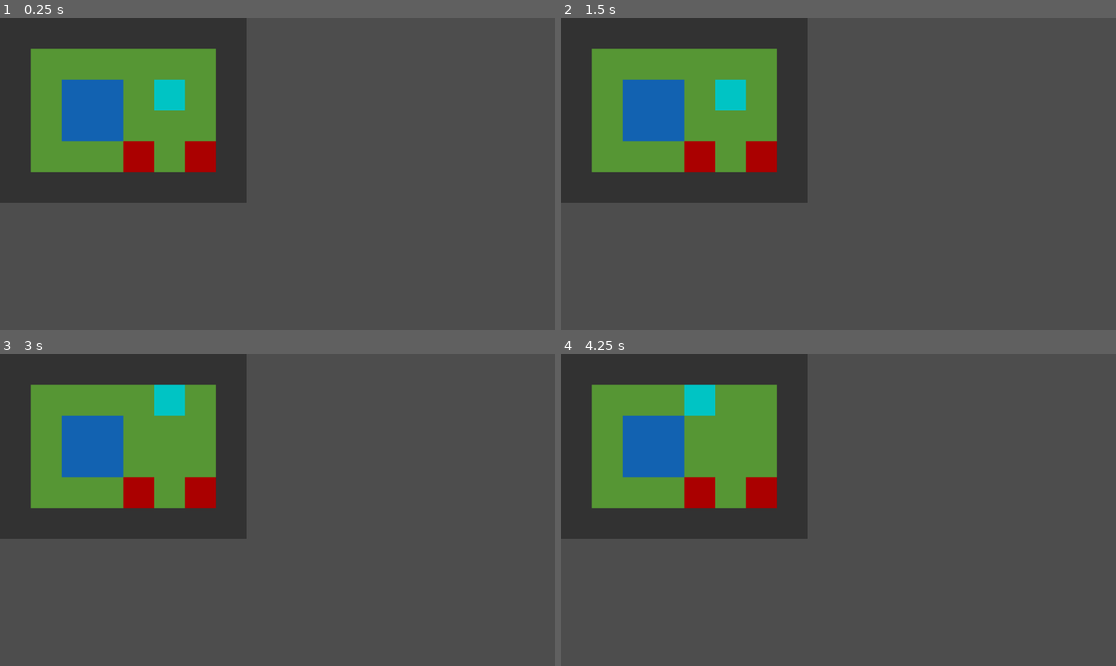
Above: before the commit, frames 1-4 (two rows, left to right).
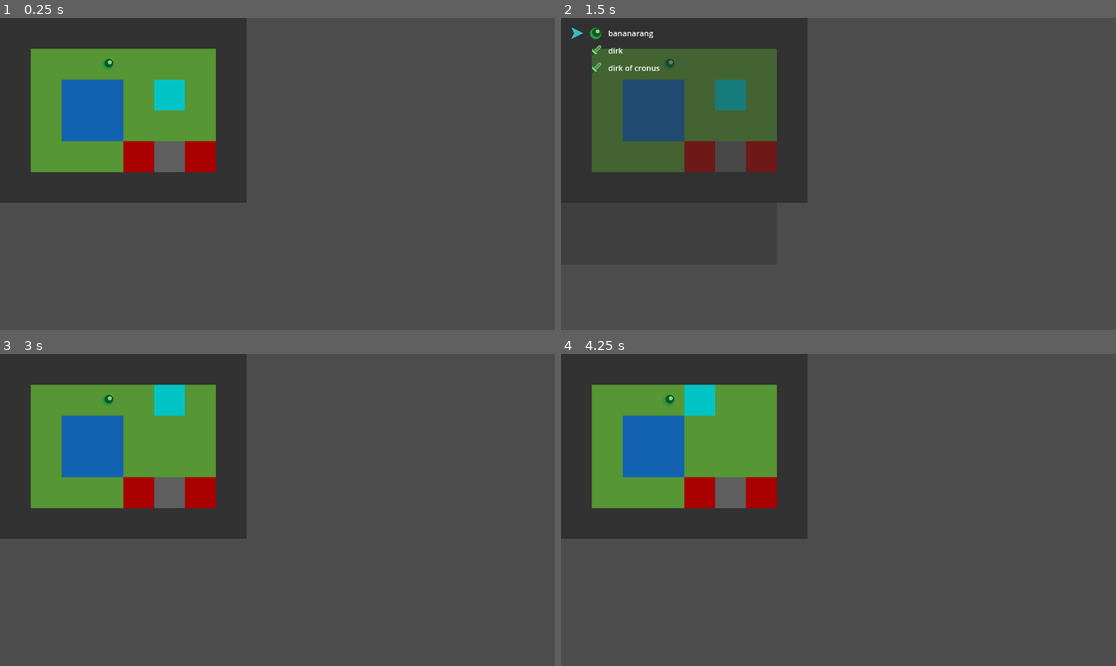
Above: after the commit, the same moments.

Repository: Xaklor/ldjam59
Game: Godot game, scene res://level/main.tscn
The game is run twice, just before and just after one commit, with the same random seed, the same clock (stepped at 60 frames per second) and the same inputs.
Inputs:
- Up to frame 1 (0.25 s): no input
- Up to frame 2 (1.5 s): tap Enter at 0.5 s; hold Z (face_button_right, bound only after the commit) 0.53-1.28 s; tap Space at 1.25 s; hold V (face_button_down, bound only after the commit) from 1.28 s (still down)
- Up to frame 3 (3 s): tap Enter at 2 s; release V (face_button_down, bound only after the commit) at 2.03 s; hold Z (face_button_right, bound only after the commit) 2.03-2.78 s; tap Space at 2.75 s; hold Up (move_up) from 2.78 s (still down)
- Up to frame 4 (4.25 s): tap Enter at 3.5 s; release Up (move_up) at 3.53 s; hold Left (move_left) from 3.53 s (still down)

The runs differ from the first frame. In frame 1, 0.6% of the frame differs, in the area x 18-34%, y 12-50%; in frame 2, 13%, in the area x 1-39%, y 3-50%; in frame 3, 0.6%; in frame 4, 0.6%.

Commit message:
the great item update

Diff:
--- /dev/null
+++ b/entities/loot.gd
@@ -0,0 +1,15 @@
+extends Sprite2D
+
+@onready var main = get_tree().get_root().get_node("main")
+@onready var player = main.get_node("player")
+@onready var tile_map: TileMapLayer = main.get_node("tile_map")
+var item: Lib.Item
+
+func _ready():
+	player.ping.connect(on_player_ping)
+	item = Lib.Item.new("fermented pineapple", 1)
+	var grid_pos = tile_map.local_to_map(position)
+	tile_map.loot_map[grid_pos.x][grid_pos.y] = self
+
+func on_player_ping():
+	pass
--- /dev/null
+++ b/entities/loot.tscn
@@ -0,0 +1,8 @@
+[gd_scene load_steps=3 format=3 uid="uid://iosdxywq1swa"]
+
+[ext_resource type="Texture2D" uid="uid://diollos0mfjte" path="res://assets/orb.png" id="1_44sxh"]
+[ext_resource type="Script" uid="uid://bnq64g7u2ucjv" path="res://entities/loot.gd" id="2_pp0ru"]
+
+[node name="loot" type="Sprite2D"]
+texture = ExtResource("1_44sxh")
+script = ExtResource("2_pp0ru")
--- a/entities/player.gd
+++ b/entities/player.gd
@@ -2,35 +2,53 @@
 
 @onready var main = get_tree().get_root().get_node("main")
 @onready var tile_map: TileMapLayer = get_tree().get_root().get_node("main").get_node("tile_map")
+@export var item_menu: PackedScene
 signal ping
 
 var grid_pos: Vector2i
+var items: Array[Lib.Item]
 
 func _ready():
 	grid_pos = tile_map.local_to_map(position)
+	items = [Lib.Item.new("banana", 0), Lib.Item.new("bananarang", 0), Lib.Item.new("dirk", 0, true, [Vector2i(1, 0)], 2), Lib.Item.new("dirk of cronus", 0, true, [Vector2i(1, 0)], 5)]
 
 func _process(delta: float):
 	pass
 
-func _input(event: InputEvent):
+func _unhandled_input(event: InputEvent):
+	var moved = false
 	if event.is_action_pressed("move_down"):
 		if !tile_map.astar.is_point_solid(grid_pos + Vector2i(0, 1)):
 			position.y += tile_map.tile_set.tile_size.y
 			grid_pos.y += 1
+			moved = true
 	if event.is_action_pressed("move_up"):
 		if !tile_map.astar.is_point_solid(grid_pos + Vector2i(0, -1)):
 			position.y -= tile_map.tile_set.tile_size.y
 			grid_pos.y -= 1
+			moved = true
 	if event.is_action_pressed("move_left"):
 		if !tile_map.astar.is_point_solid(grid_pos + Vector2i(-1, 0)):
 			position.x -= tile_map.tile_set.tile_size.x
 			grid_pos.x -= 1
+			moved = true
 	if event.is_action_pressed("move_right"):
 		if !tile_map.astar.is_point_solid(grid_pos + Vector2i(1, 0)):
 			position.x += tile_map.tile_set.tile_size.x
 			grid_pos.x += 1
+			moved = true
 	if event.is_action_pressed("face_button_up"):
 		ping.emit()
+	if event.is_action_pressed("face_button_right"):
+		var menu = item_menu.instantiate()
+		menu.items = items
+		main.add_child(menu)
+
+	if moved and items.size() < 8 and tile_map.loot_map[grid_pos.x][grid_pos.y] != null:
+		var loot = tile_map.loot_map[grid_pos.x][grid_pos.y]
+		tile_map.loot_map[grid_pos.x][grid_pos.y] = null
+		items.append(loot.item)
+		loot.queue_free()
 
 func take_damage(amount):
 	pass
--- a/entities/player.tscn
+++ b/entities/player.tscn
@@ -1,12 +1,14 @@
-[gd_scene load_steps=3 format=3 uid="uid://cnx1by327ssap"]
+[gd_scene load_steps=4 format=3 uid="uid://cnx1by327ssap"]
 
 [ext_resource type="Script" uid="uid://bmdxia6ckn02f" path="res://entities/player.gd" id="1_merdl"]
+[ext_resource type="PackedScene" uid="uid://ddcxe0s42qvde" path="res://ui/item_menu.tscn" id="2_b0kkn"]
 
 [sub_resource type="RectangleShape2D" id="RectangleShape2D_u3f3p"]
 size = Vector2(64, 64)
 
 [node name="player" type="Area2D"]
 script = ExtResource("1_merdl")
+item_menu = ExtResource("2_b0kkn")
 
 [node name="hitbox" type="CollisionShape2D" parent="."]
 shape = SubResource("RectangleShape2D_u3f3p")
--- a/level/main.tscn
+++ b/level/main.tscn
@@ -1,10 +1,12 @@
-[gd_scene load_steps=8 format=4 uid="uid://yyvtbpgfecja"]
+[gd_scene load_steps=10 format=4 uid="uid://yyvtbpgfecja"]
 
 [ext_resource type="Texture2D" uid="uid://btfksi1su8fwp" path="res://assets/basic tileset.png" id="1_ig7tw"]
 [ext_resource type="Script" uid="uid://c4pm7j3wm3gcq" path="res://level/main.gd" id="1_qh04p"]
 [ext_resource type="PackedScene" uid="uid://cnx1by327ssap" path="res://entities/player.tscn" id="2_0ukcc"]
 [ext_resource type="Script" uid="uid://c6gcgmrtuod8l" path="res://level/tile_map.gd" id="2_nt2wp"]
+[ext_resource type="PackedScene" uid="uid://iosdxywq1swa" path="res://entities/loot.tscn" id="5_7vc00"]
 [ext_resource type="PackedScene" uid="uid://dgll4nlcltkvv" path="res://entities/stabby.tscn" id="5_k8f8b"]
+[ext_resource type="PackedScene" uid="uid://bm8rywux3jirg" path="res://entities/sleepy.tscn" id="6_7vc00"]
 
 [sub_resource type="TileSetAtlasSource" id="TileSetAtlasSource_0xm2m"]
 texture = ExtResource("1_ig7tw")
@@ -32,13 +34,19 @@
 tile_set = SubResource("TileSet_h2yge")
 script = ExtResource("2_nt2wp")
 
-[node name="player" parent="." instance=ExtResource("2_0ukcc")]
-position = Vector2(352, 160)
-
 [node name="stabby" parent="." instance=ExtResource("5_k8f8b")]
 position = Vector2(416, 288)
 
 [node name="stabby2" parent="." instance=ExtResource("5_k8f8b")]
 position = Vector2(288, 288)
 
+[node name="sleepy" parent="." instance=ExtResource("6_7vc00")]
+position = Vector2(352, 288)
+
+[node name="loot" parent="." instance=ExtResource("5_7vc00")]
+position = Vector2(224, 96)
+
+[node name="player" parent="." instance=ExtResource("2_0ukcc")]
+position = Vector2(352, 160)
+
 [connection signal="ping" from="player" to="." method="_on_player_ping"]
--- a/level/tile_map.gd
+++ b/level/tile_map.gd
@@ -1,6 +1,7 @@
 extends TileMapLayer
 
 var astar = AStarGrid2D.new()
+var loot_map: Array[Array]
 
 func _ready():
 	var tilemap_size = get_used_rect().end - get_used_rect().position
@@ -16,3 +17,9 @@
 			var pos = Vector2i(i, j)
 			if get_cell_tile_data(pos).get_custom_data("tile_type") == "wall":
 				astar.set_point_solid(pos)
+
+	loot_map = []
+	for x in astar.region.end.x:
+		loot_map.append([])
+		for y in astar.region.end.y:
+			loot_map[x].append(null)
--- /dev/null
+++ b/lib/lib.gd
@@ -0,0 +1,16 @@
+class_name Lib
+
+class Item:
+	var name: String
+	var effect: int
+	var is_equipment: bool
+	var is_equipped: bool
+	var attack_area: Array[Vector2i]
+	var attack_damage: int
+	func _init(name: String, effect: int, is_equipment: bool = false, attack_area: Array[Vector2i] = [], attack_damage: int = 0):
+		self.name = name
+		self.effect = effect
+		self.is_equipment = is_equipment
+		self.is_equipped = false
+		self.attack_area = attack_area
+		self.attack_damage = attack_damage
--- a/project.godot
+++ b/project.godot
@@ -24,21 +24,25 @@
 face_button_down={
 "deadzone": 0.2,
 "events": [Object(InputEventJoypadButton,"resource_local_to_scene":false,"resource_name":"","device":-1,"button_index":0,"pressure":0.0,"pressed":false,"script":null)
+, Object(InputEventKey,"resource_local_to_scene":false,"resource_name":"","device":0,"window_id":0,"alt_pressed":false,"shift_pressed":false,"ctrl_pressed":false,"meta_pressed":false,"pressed":false,"keycode":0,"physical_keycode":86,"key_label":0,"unicode":0,"location":0,"echo":false,"script":null)
 ]
 }
 face_button_left={
 "deadzone": 0.2,
 "events": [Object(InputEventJoypadButton,"resource_local_to_scene":false,"resource_name":"","device":-1,"button_index":2,"pressure":0.0,"pressed":false,"script":null)
+, Object(InputEventKey,"resource_local_to_scene":false,"resource_name":"","device":0,"window_id":0,"alt_pressed":false,"shift_pressed":false,"ctrl_pressed":false,"meta_pressed":false,"pressed":false,"keycode":0,"physical_keycode":67,"key_label":0,"unicode":0,"location":0,"echo":false,"script":null)
 ]
 }
 face_button_right={
 "deadzone": 0.2,
 "events": [Object(InputEventJoypadButton,"resource_local_to_scene":false,"resource_name":"","device":-1,"button_index":1,"pressure":0.0,"pressed":false,"script":null)
+, Object(InputEventKey,"resource_local_to_scene":false,"resource_name":"","device":-1,"window_id":0,"alt_pressed":false,"shift_pressed":false,"ctrl_pressed":false,"meta_pressed":false,"pressed":false,"keycode":0,"physical_keycode":90,"key_label":0,"unicode":122,"location":0,"echo":false,"script":null)
 ]
 }
 face_button_up={
 "deadzone": 0.2,
 "events": [Object(InputEventJoypadButton,"resource_local_to_scene":false,"resource_name":"","device":-1,"button_index":3,"pressure":0.0,"pressed":false,"script":null)
+, Object(InputEventKey,"resource_local_to_scene":false,"resource_name":"","device":-1,"window_id":0,"alt_pressed":false,"shift_pressed":false,"ctrl_pressed":false,"meta_pressed":false,"pressed":false,"keycode":0,"physical_keycode":88,"key_label":0,"unicode":120,"location":0,"echo":false,"script":null)
 ]
 }
 move_down={
--- /dev/null
+++ b/ui/item_menu.gd
@@ -0,0 +1,50 @@
+extends CanvasLayer
+
+var slot_num: int = 0
+var items: Array[Lib.Item] = []
+
+func _ready():
+	for item in items:
+		var entry = HBoxContainer.new()
+		var icon = TextureRect.new()
+		var label = Label.new()
+		if item.is_equipment:
+			if item.is_equipped:
+				icon.texture = load("res://assets/eq sword.png")
+			else:
+				icon.texture = load("res://assets/sword.png")
+		else:
+			icon.texture = load("res://assets/orb.png")
+		label.text = item.name
+		entry.add_theme_constant_override("separation", 10)
+		entry.add_child(icon)
+		entry.add_child(label)
+		$menu_list.add_child(entry)
+
+func _input(event: InputEvent):
+	if event.is_action_pressed("move_down"):
+		if slot_num < items.size() - 1:
+			slot_num += 1
+			$selector.position.y += 36
+	if event.is_action_pressed("move_up"):
+		if slot_num > 0:
+			slot_num -= 1
+			$selector.position.y -= 36
+	if event.is_action_pressed("face_button_down") and items.size() > 0:
+		if items[slot_num].is_equipment:
+			for idx in items.size():
+				if items[idx].is_equipment and items[idx].is_equipped:
+					items[idx].is_equipped = false
+					$menu_list.get_child(idx).get_child(0).texture = load("res://assets/sword.png")
+			items[slot_num].is_equipped = true
+			$menu_list.get_child(slot_num).get_child(0).texture = load("res://assets/eq sword.png")
+		else:
+			items.pop_at(slot_num)
+			$menu_list.get_child(slot_num).queue_free()
+			if slot_num == items.size() and slot_num != 0:
+				slot_num -= 1
+				$selector.position.y -= 36
+
+	if event.is_action_pressed("face_button_right"):
+		queue_free()
+	get_viewport().set_input_as_handled()
--- /dev/null
+++ b/ui/item_menu.tscn
@@ -0,0 +1,22 @@
+[gd_scene load_steps=3 format=3 uid="uid://ddcxe0s42qvde"]
+
+[ext_resource type="Script" uid="uid://b714bgmh8um26" path="res://ui/item_menu.gd" id="1_xv3ax"]
+[ext_resource type="Texture2D" uid="uid://gq4d16b1gjkr" path="res://assets/selector.png" id="3_sq0qv"]
+
+[node name="item_menu" type="CanvasLayer"]
+script = ExtResource("1_xv3ax")
+
+[node name="color" type="ColorRect" parent="."]
+offset_right = 448.0
+offset_bottom = 512.0
+color = Color(0.19, 0.19, 0.19, 0.494118)
+
+[node name="menu_list" type="VBoxContainer" parent="."]
+offset_left = 56.0
+offset_top = 16.0
+offset_right = 432.0
+offset_bottom = 496.0
+
+[node name="selector" type="Sprite2D" parent="."]
+position = Vector2(32, 32)
+texture = ExtResource("3_sq0qv")
Binary file added: assets/eq sword.png
Binary file added: assets/orb.png
Binary file added: assets/selector.png
Binary file added: assets/sword.png
Not shown, added: entities/loot.gd.uid
Not shown, added: lib/lib.gd.uid
Not shown, added: ui/item_menu.gd.uid
